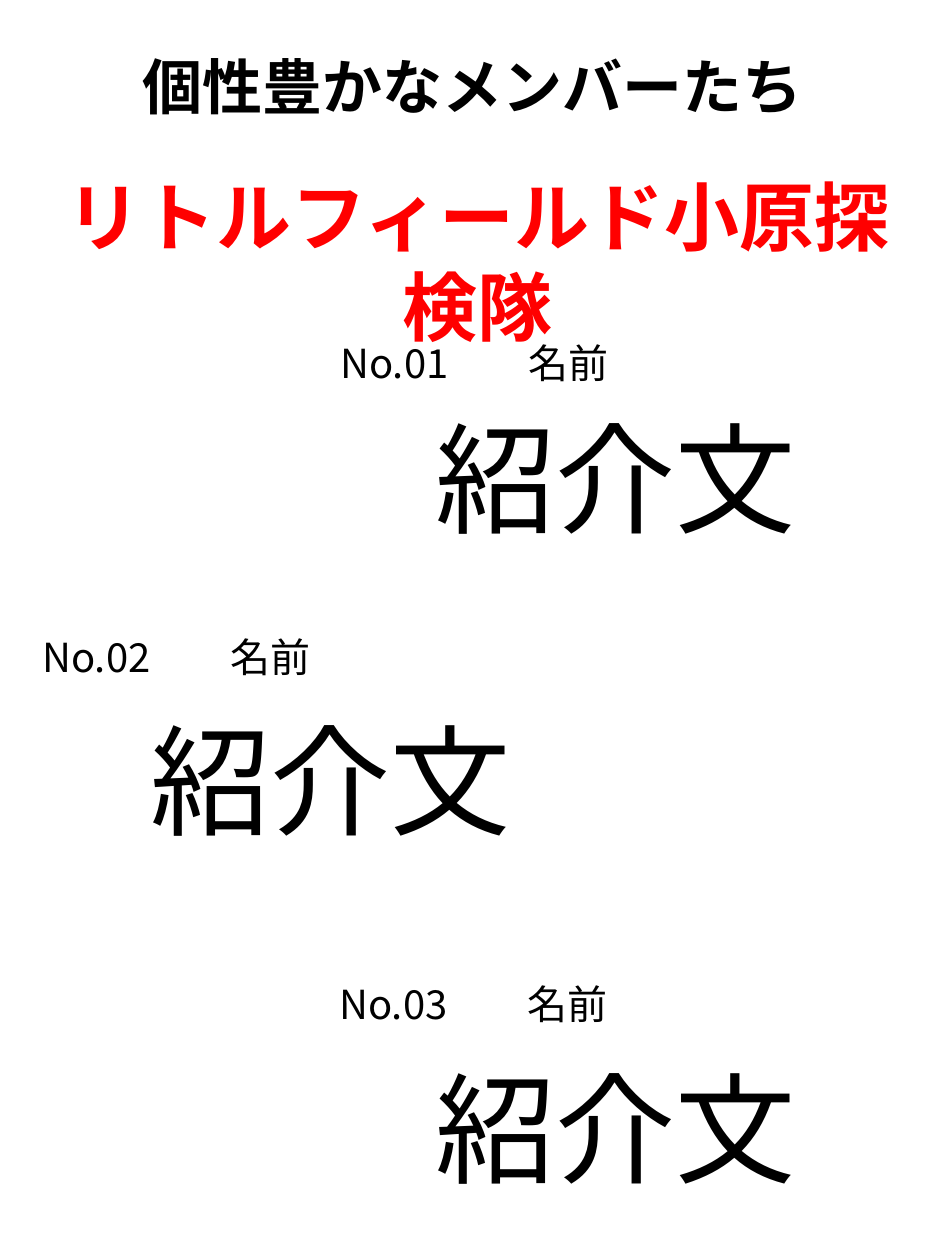
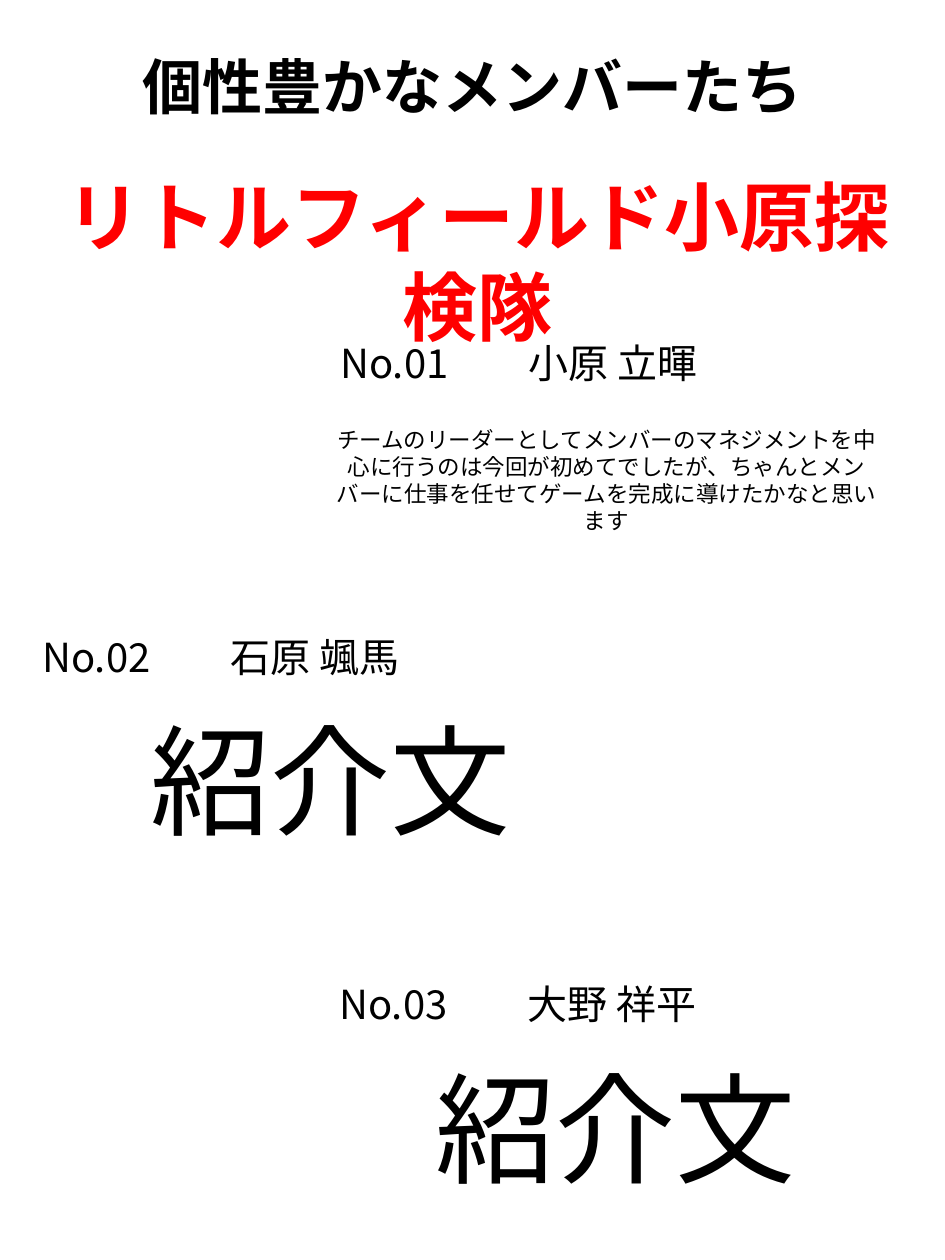
Before and after one commit to RitsukiObara/GraduationTeam, a slide deck: slide 1 of 07_Archive/メンバー紹介/メンバー紹介.pptx. Drawn at 945x1260 pixels with LibreOffice and Linux fonts; fonts in the diff are those of the drawing; background and template pictures are left out. Boxes give left, top, right and bottom in pixels: in the first picture for what was removed or moved away, otherwise in the second. Text is boxed around its words. In the diff, an @@ line names an element or a change of style, - is before the commit and + after.

Commit message:
メンバー紹介画面途中プッシュ

```diff
--- a/07_Archive/メンバー紹介/メンバー紹介.pptx
+++ b/07_Archive/メンバー紹介/メンバー紹介.pptx
@@ text at [340, 337, 698, 382]: text changed @@
-No.01 名前
+No.01 小原 立暉
@@ text at [337, 429, 876, 530]: text changed; size 96 to 18 pt @@
-紹介文
+チームのリーダーとしてメンバーのマネジメントを中心に行うのは今回が初めてでしたが、ちゃんとメンバーに仕事を任せてゲームを完成に導けたかなと思います
@@ text at [42, 639, 400, 676]: text changed @@
-No.02 名前
+No.02 石原 颯馬
@@ text at [339, 985, 697, 1023]: text changed @@
-No.03 名前
+No.03 大野 祥平
```
Also in this commit, not shown: 1 slide added, 1 slide removed.
